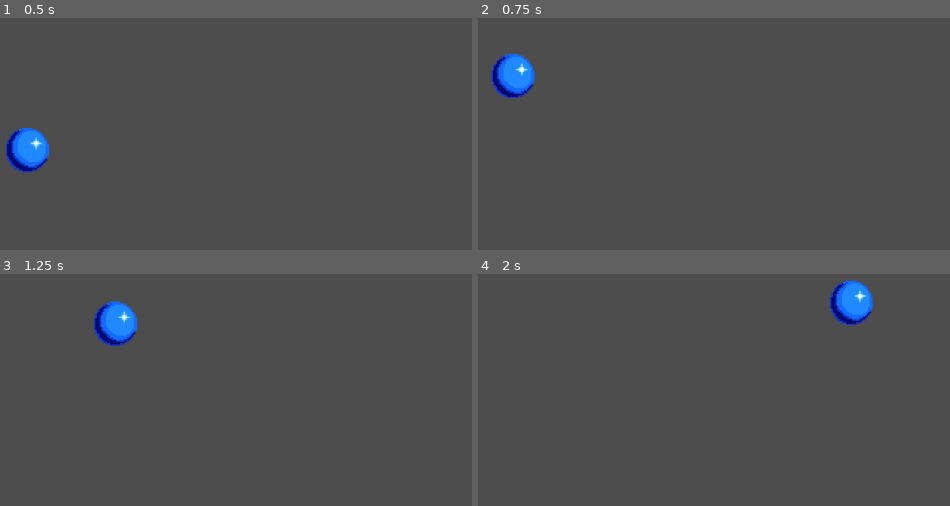
Above: before the commit, frames 1-4 (two rows, left to right).
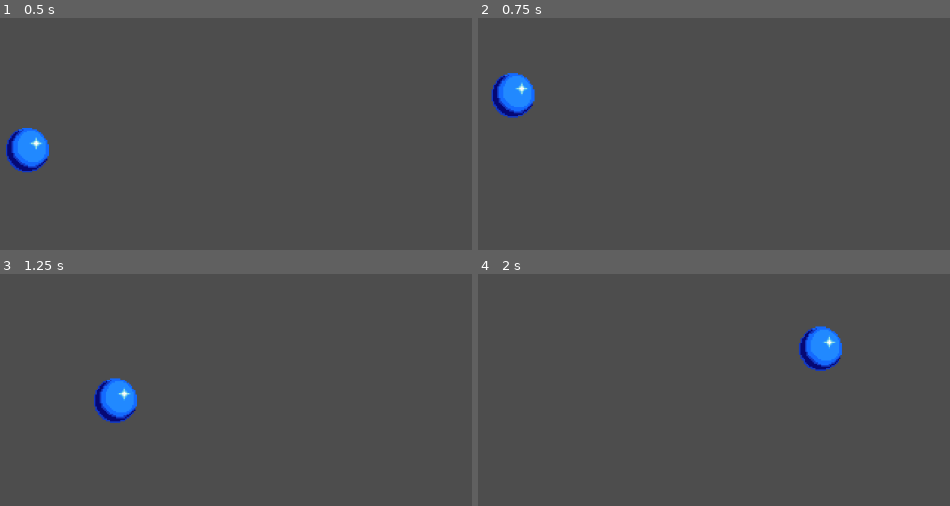
Above: after the commit, the same moments.

Repository: Zshandi/SonicPhysicsTest
Game: Godot game, scene res://test.tscn
The game is run twice, just before and just after one commit, with the same random seed, the same clock (stepped at 60 frames per second) and the same inputs.
Inputs:
- Up to frame 1 (0.5 s): no input
- Up to frame 2 (0.75 s): tap Enter (ui_accept) at 0.5 s; hold Right (ui_right) from 0.53 s (still down)
- Up to frame 3 (1.25 s): keep holding Right (ui_right); tap Enter (ui_accept) at 0.77 s
- Up to frame 4 (2 s): keep holding Right (ui_right); tap Enter (ui_accept) at 1.52 s

Frame 1 is identical in both runs. In frame 2, 2.0% of the frame differs, in the area x 2-13%, y 15-44%; in frame 3, 2.8%; in frame 4, 2.8%, in the area x 68-84%, y 2-42%.

Commit message:
Added variable jump height

Diff:
--- a/character.gd
+++ b/character.gd
@@ -10,6 +10,7 @@
 var top_speed := 6 * speed_scale
 
 var jump_speed := 6.5 * speed_scale
+var jump_stop_speed := 4 * speed_scale
 
 var air_acceleration := 0.09375 * acceleration_scale
 
@@ -20,6 +21,7 @@
 
 var ground_speed := 0.0
 var is_on_ground := false
+var is_jumping := false
 
 func _physics_process(delta: float) -> void:
     var is_left_pressed := Input.is_action_pressed("ui_left")
@@ -34,6 +36,9 @@
         if is_jump_pressed:
             velocity.x -= jump_speed * sin(deg_to_rad(ground_angle));
             velocity.y -= jump_speed * cos(deg_to_rad(ground_angle));
+            is_jumping = true
+        else:
+            is_jumping = false
         # TODO: Ground movement
     else:
         # Movement
@@ -46,6 +51,10 @@
             if velocity.x > top_speed:
                 velocity.x = top_speed
 
+        # Variable jump height
+        if is_jumping and not is_jump_pressed:
+            if velocity.y < -jump_stop_speed:
+                velocity.y = - jump_stop_speed
         # Drag factor
         # if velocity.y < 0 && velocity.y > -4:
         #     velocity.x -= (velocity.x / 256); # May need to update to use "div"?
